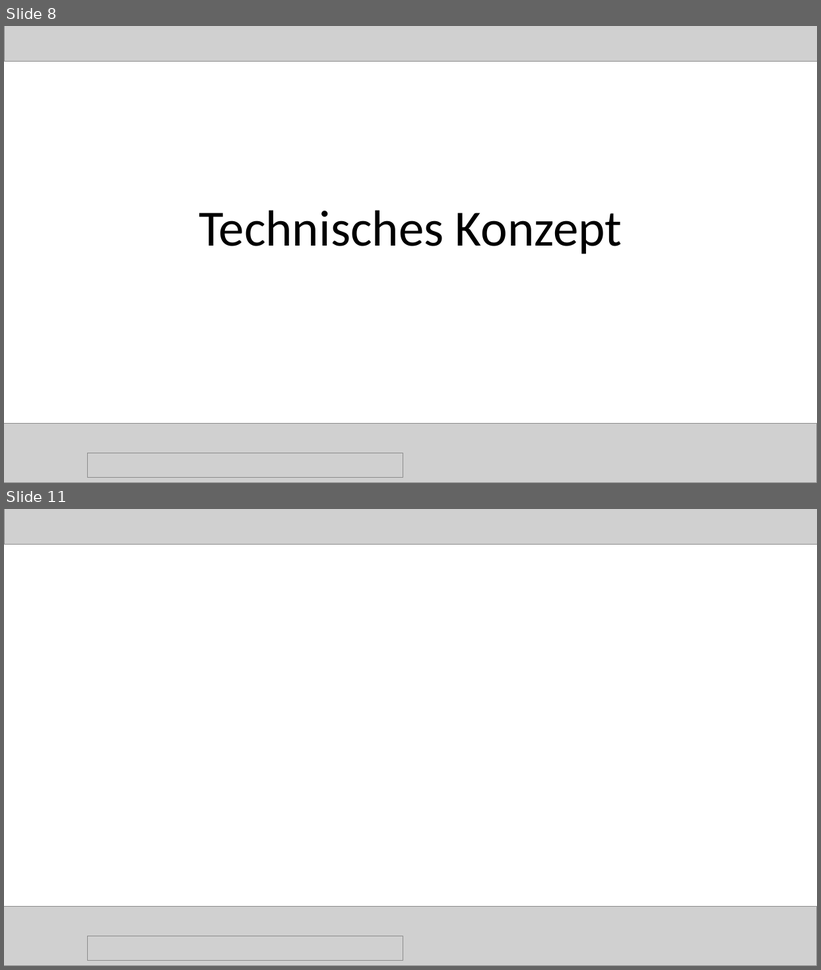
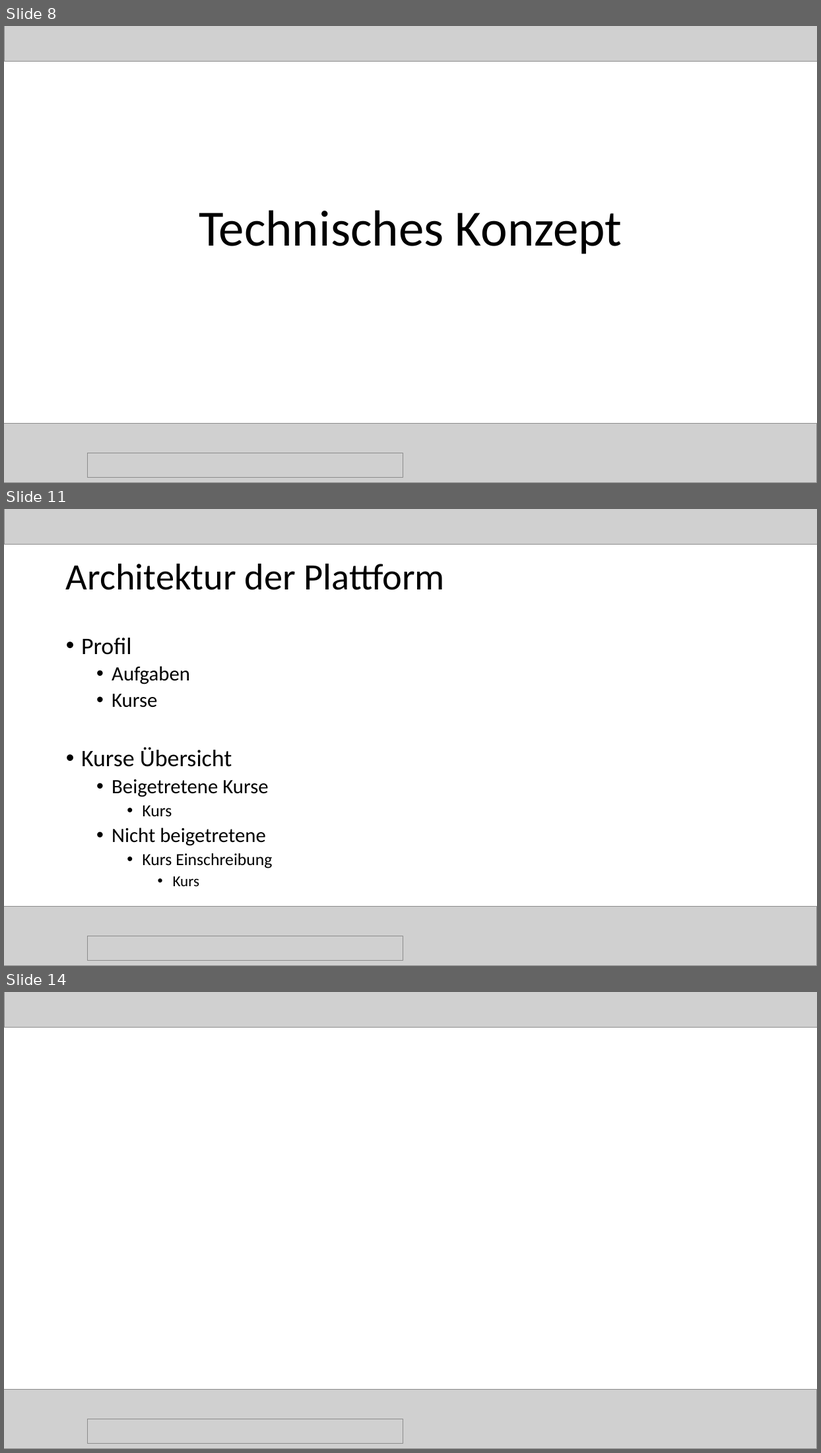
Before and after one commit to magharmi/StudentenFuerStudenten, a slide deck: websitePPneu.pptx. Shown one above the other, each under a label of ours: slides 8 and 11 before the commit, slides 8, 11 and 14 after it; the slides between them are not shown. The pictures are 821x970 and 821x1453 pixels, drawn with LibreOffice and Linux fonts; fonts in the diff are those of the drawing; grey boxes stand for pictures. Boxes give left, top, right and bottom in pixels: in the first picture for what was removed or moved away, otherwise in the second. Text is boxed around its words. In the diff, an @@ line names an element or a change of style, - is before the commit and + after.

```diff
--- a/websitePPneu.pptx
+++ b/websitePPneu.pptx
@@ slide 11 added at [4, 509, 817, 966], background #FFFFFF @@
@@ picture added at [4, 509, 817, 545] @@
@@ title added at [66, 563, 445, 590], 44 pt, text #000000 @@
+Architektur der Plattform
@@ text added at [81, 638, 272, 887], 24 pt, text #000000 @@
+• Profil
+  • Aufgaben
+  • Kurse
+• Kurse Übersicht
+  • Beigetretene Kurse
+    • Kurs
+  • Nicht beigetretene
+    • Kurs Einschreibung
+      • Kurs
@@ picture added at [4, 907, 817, 966] @@
@@ picture added at [87, 937, 403, 960] @@
@@ what was slide 11 is now slide 14 @@
```
Also in this commit, not shown: 1 slide changed, 2 other slides added.
